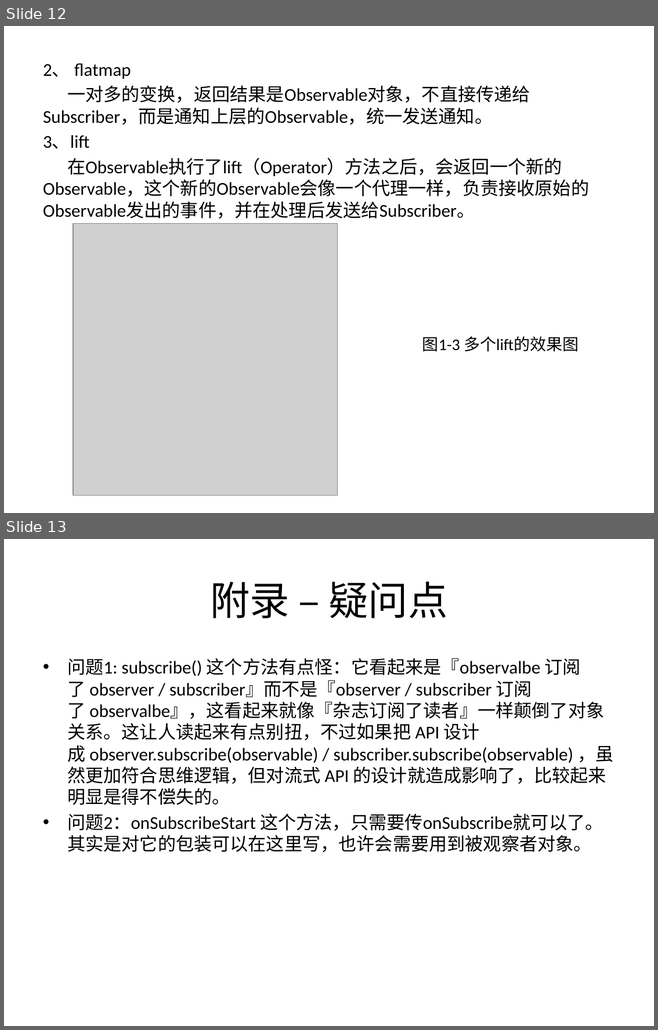
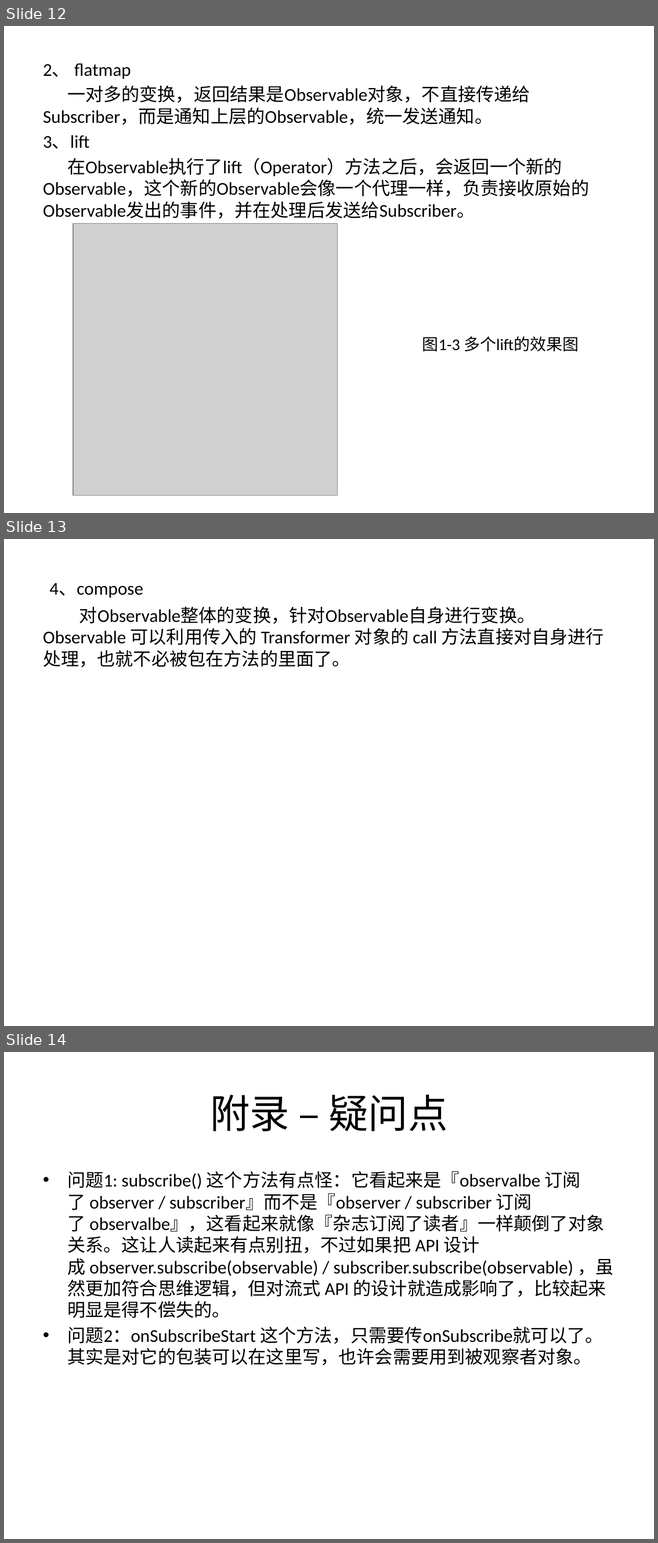
Before and after one commit to YongHuiLuo/TinyEasyView, a slide deck: RxJava 简介.pptx. Shown one above the other, each under a label of ours: slides 12 and 13 before the commit, slides 12, 13 and 14 after it. The pictures are 658x1030 and 658x1543 pixels, drawn with LibreOffice and Linux fonts; fonts in the diff are those of the drawing; grey boxes stand for pictures. Boxes give left, top, right and bottom in pixels: in the first picture for what was removed or moved away, otherwise in the second. Text is boxed around its words. In the diff, an @@ line names an element or a change of style, - is before the commit and + after.

Commit message:
compose method example

```diff
--- a/RxJava 简介.pptx
+++ b/RxJava 简介.pptx
@@ slide 13 added at box(4, 539, 654, 1026), background #FFFFFF @@
@@ text added at box(43, 583, 604, 667), 20 pt, text #000000 @@
+4、compose
+对Observable整体的变换，针对Observable自身进行变换。Observable 可以利用传入的 Transformer 对象的 call 方法直接对自身进行处理，也就不必被包在方法的里面了。
@@ what was slide 13 is now slide 14 @@
```
Also in this commit, not shown: 2 other files.
